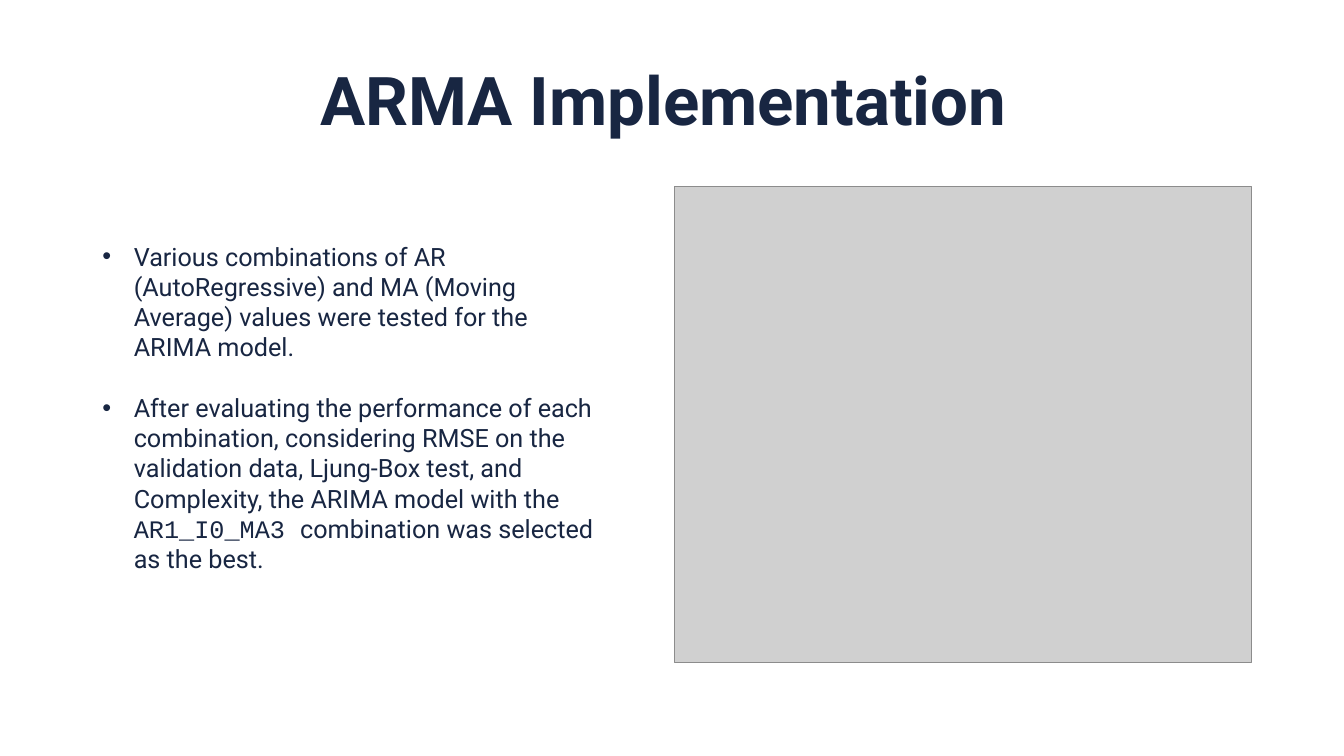
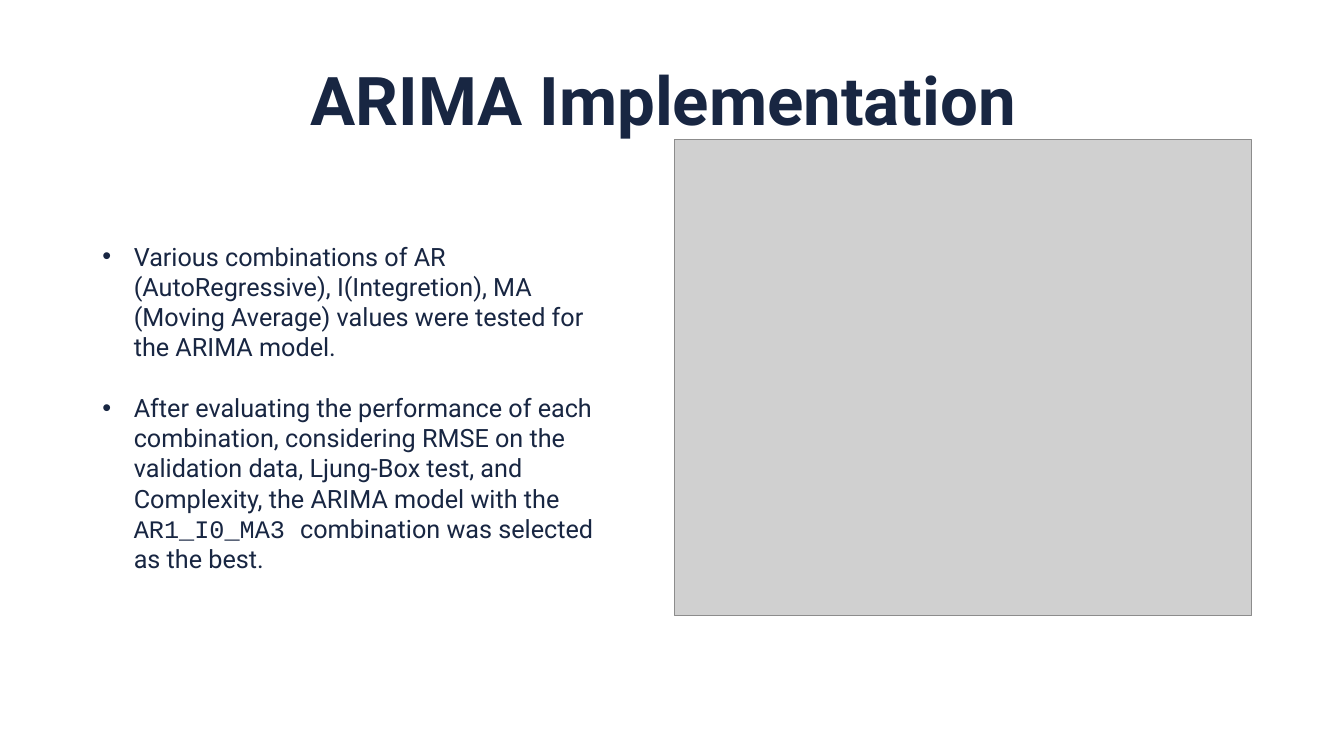
Before and after one commit to silviufilote/S4HDD, a slide deck: slide 22 of Time series project/documentation/slides.pptx (slide 21 before the commit). Drawn at 1344x756 pixels with LibreOffice and Linux fonts; fonts in the diff are those of the drawing; grey boxes stand for pictures; background and template pictures are left out. Boxes give left, top, right and bottom in pixels: in the first picture for what was removed or moved away, otherwise in the second. Text is boxed around its words. In the diff, an @@ line names an element or a change of style, - is before the commit and + after.

```diff
--- a/Time series project/documentation/slides.pptx
+++ b/Time series project/documentation/slides.pptx
@@ title at [311, 74, 1016, 141]: text changed @@
-ARMA Implementation
+ARIMA Implementation
@@ picture: place and size @@
-picture at [675, 187, 1252, 662]
+picture at [675, 140, 1252, 616]
@@ text at [134, 247, 584, 357]: text changed @@
-• Various combinations of AR (AutoRegressive) and MA (Moving Average) values were tested for the ARIMA model.
+• Various combinations of AR (AutoRegressive), I(Integretion), MA (Moving Average) values were tested for the ARIMA model.
```
Also in this commit, not shown: 4 other slides changed, 1 slide added, 1 other file.
